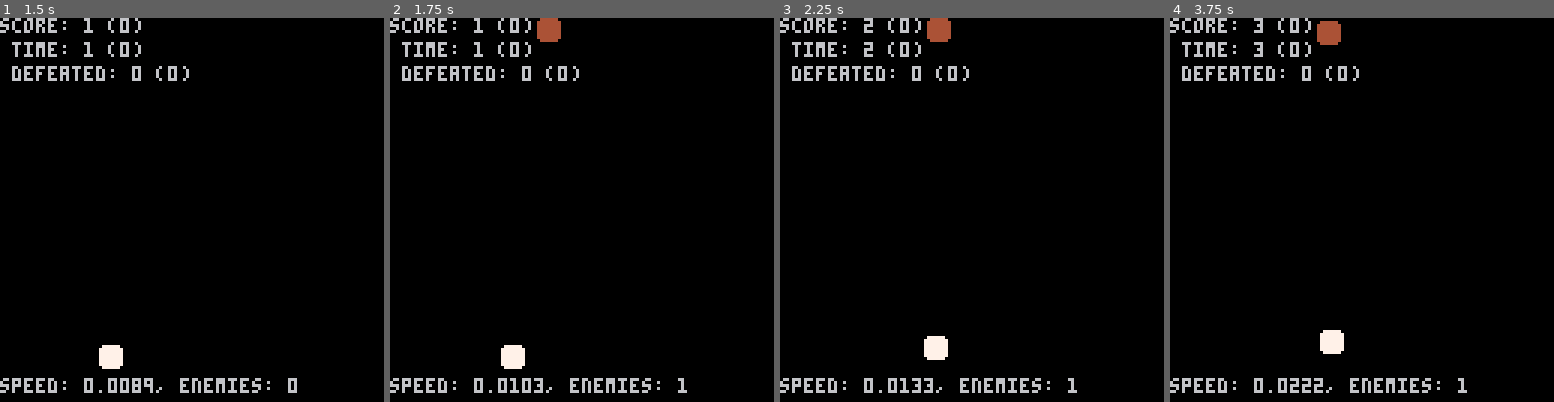
Above: before the commit, frames 1-4 (left to right).
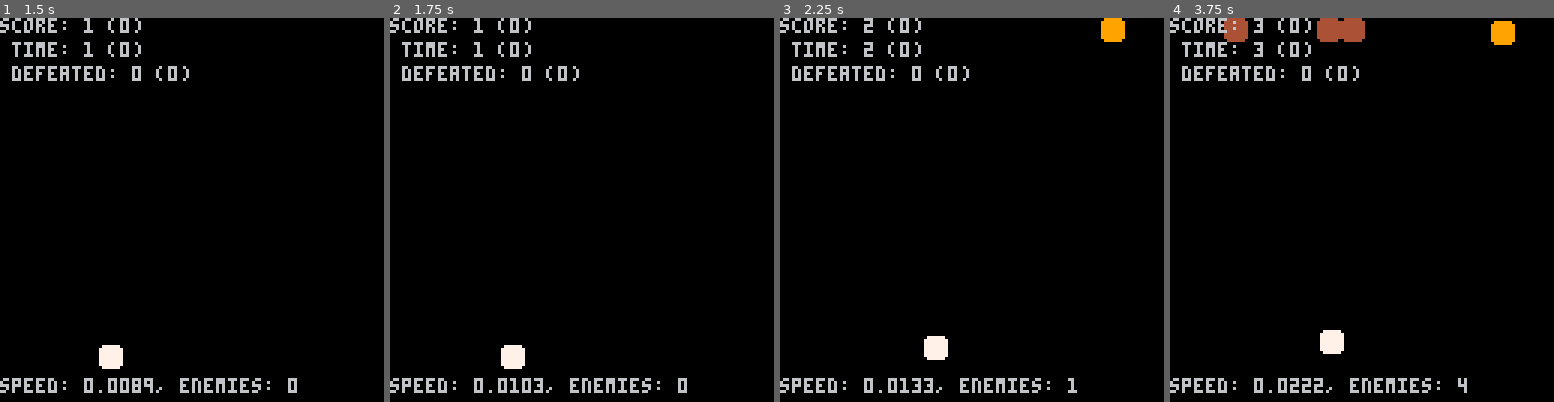
Above: after the commit, the same moments.

Repository: blairc/pico-8
Game: PICO-8 cartridge pico-runner.p8
Same seed, same stepped clock (60 frames per second), same inputs: the game is played once before the commit and once after it.
Inputs:
- Up to frame 1 (1.5 s): tap X (X key) at 0.33, 1.07 s; tap O (Z key) at 0.7 s
- Up to frame 2 (1.75 s): hold Right from 1.6 s (still down); tap O (Z key) at 1.7 s
- Up to frame 3 (2.25 s): tap X (X key) at 1.85 s; release Right at 2.1 s; tap O (Z key) at 2.1 s; hold Up from 2.15 s (still down)
- Up to frame 4 (3.75 s): release Up at 2.42 s; hold Right 2.47-3.03 s; tap O (Z key) every 0.4 s from 2.5 to 3.7 s; tap X (X key) at 2.97 s; hold Left 3.08-3.58 s; hold Down from 3.63 s (still down)

Frame 1 is identical in both runs. In frame 2, 0.4% of the frame differs, in the area x 38-78%, y 0-97%; in frame 3, 0.7%; in frame 4, 1.2%, in the area x 14-90%, y 0-98%.

Commit message:
more/harder/better enemies

Diff:
--- a/pico-runner.p8
+++ b/pico-runner.p8
@@ -4,8 +4,7 @@
 -- pico-runner
 -- by blair
 
--- TODO harder enemies over time
--- TODO invisible enemies?
+-- TODO different score for different enemies?
 -- TODO increase enemy freq over time
 
 cartdata("pico_runner")
@@ -30,6 +29,7 @@
 restart = 2
 
 collided_with = nil
+enemy_generated_last_turn = false
 
 left=0 right=1 up=2 down=3
 valid_moves = {left,right,up,down}
@@ -56,11 +56,15 @@
 	if state == in_progress then
 	  cls()
 
-		generate_enemies()
+    generate_enemies()
 
 		spr(player.sprite, player.x, player.y)
 		for enemy in all(enemies) do
-			spr(enemy.sprite, enemy.x, enemy.y)
+      if "blue" == enemy.name and flr(time_played) % 2 == 0 then
+        spr(enemy.sprite + 1, enemy.x, enemy.y) -- invsible!
+      else
+        spr(enemy.sprite, enemy.x, enemy.y)
+      end
 		end
 
 	  print('score: ' .. score .. ' (' .. hi_score .. ')', 0, 0, 6 )
@@ -132,27 +136,31 @@
 -- TODO additional enemies & enemies
 function generate_enemies()
   enemy = nil
-
-  -- TODO more/better enemies
-  -- TODO use score in rnd calculation?
-  -- TODO faster enemies
-  -- TODO enemies that can appear anywhere?
-
-  if score > 25 then
-	  if flr(rnd(200)) == 0 then
-	    enemy = generate_enemy_red()
-    end
-  end
-
-	if not enemy and flr(rnd(100)) == 0 then
-	  enemy = generate_enemy_rock()
-	end
-
-  -- ensure new enemy doens't collide with anything else
+  if enemy_generated_last_turn then
+    enemy_generated_last_turn = false
+    return enemy
+  end
+
+  if     ( flr(rnd(3200)) - score ) == 0 then
+    enemy = generate_enemy_blue()
+  elseif ( flr(rnd(1600)) - score ) == 0 then
+    enemy = generate_enemy_green()
+  elseif ( flr(rnd(800)) - score ) == 0 then
+    enemy = generate_enemy_yellow()
+  elseif ( flr(rnd(400)) - score ) == 0 then
+    enemy = generate_enemy_orange()
+  elseif ( flr(rnd(200)) - score ) == 0 then
+    enemy = generate_enemy_red()
+  elseif ( flr(rnd(100)) - score ) == 0 then
+    enemy = generate_enemy_rock()
+  end
+
+  -- ensure new enemy doesn't collide with anything else
   if enemy and not check_for_collisions(enemy) then
     enemy.id = enemy_id -- uuid (effectively)
 		add(enemies, enemy)
 		enemy_id += 1 -- :scream_cat:
+    enemy_generated_last_turn = true
 	end
 end
 
@@ -173,6 +181,50 @@
   enemy.x = flr(rnd(120))
   enemy.y = 0
   enemy.speed = 1/2 -- 50% of speed
+  enemy.movable = true
+  return enemy
+end
+
+function generate_enemy_orange()
+  enemy = {}
+  enemy.name = 'orange'
+  enemy.sprite = 4
+  enemy.x = flr(rnd(120))
+  enemy.y = 0
+  enemy.speed = 1 -- 100% of speed
+  enemy.movable = true
+  return enemy
+end
+
+function generate_enemy_yellow()
+  enemy = {}
+  enemy.name = 'yellow'
+  enemy.sprite = 5
+  enemy.x = flr(rnd(120))
+  enemy.y = 0
+  enemy.speed = 6/4 -- 150% of speed
+  enemy.movable = true
+  return enemy
+end
+
+function generate_enemy_green()
+  enemy = {}
+  enemy.name = 'green'
+  enemy.sprite = 6
+  enemy.x = flr(rnd(120))
+  enemy.y = flr(rnd(60)) -- can appear anywhere in upper half of screen
+  enemy.speed = 6/4 -- 150% of speed
+  enemy.movable = true
+  return enemy
+end
+
+function generate_enemy_blue()
+  enemy = {}
+  enemy.name = 'blue'
+  enemy.sprite = 7
+  enemy.x = flr(rnd(120))
+  enemy.y = flr(rnd(90)) -- can appear almost anywhere
+  enemy.speed = 6/4 -- 150% of speed
   enemy.movable = true
   return enemy
 end
@@ -254,11 +306,11 @@
 end
 
 __gfx__
-00000000077777700444444008888880000000000000000000000000000000000000000000000000000000000000000000000000000000000000000000000000
-00000000777777774444444488888888000000000000000000000000000000000000000000000000000000000000000000000000000000000000000000000000
-00000000777777774444444488888888000000000000000000000000000000000000000000000000000000000000000000000000000000000000000000000000
-00000000777777774444444488888888000000000000000000000000000000000000000000000000000000000000000000000000000000000000000000000000
-00000000777777774444444488888888000000000000000000000000000000000000000000000000000000000000000000000000000000000000000000000000
-00000000777777774444444488888888000000000000000000000000000000000000000000000000000000000000000000000000000000000000000000000000
-00000000777777774444444488888888000000000000000000000000000000000000000000000000000000000000000000000000000000000000000000000000
-00000000077777700444444008888880000000000000000000000000000000000000000000000000000000000000000000000000000000000000000000000000
+00000000077777700444444008888880099999900aaaaaa00bbbbbb00cccccc00000000000000000000000000000000000000000000000000000000000000000
+0000000077777777444444448888888899999999aaaaaaaabbbbbbbbcccccccc0000000000000000000000000000000000000000000000000000000000000000
+0000000077777777444444448888888899999999aaaaaaaabbbbbbbbcccccccc0000000000000000000000000000000000000000000000000000000000000000
+0000000077777777444444448888888899999999aaaaaaaabbbbbbbbcccccccc0000000000000000000000000000000000000000000000000000000000000000
+0000000077777777444444448888888899999999aaaaaaaabbbbbbbbcccccccc0000000000000000000000000000000000000000000000000000000000000000
+0000000077777777444444448888888899999999aaaaaaaabbbbbbbbcccccccc0000000000000000000000000000000000000000000000000000000000000000
+0000000077777777444444448888888899999999aaaaaaaabbbbbbbbcccccccc0000000000000000000000000000000000000000000000000000000000000000
+00000000077777700444444008888880099999900aaaaaa00bbbbbb00cccccc00000000000000000000000000000000000000000000000000000000000000000
